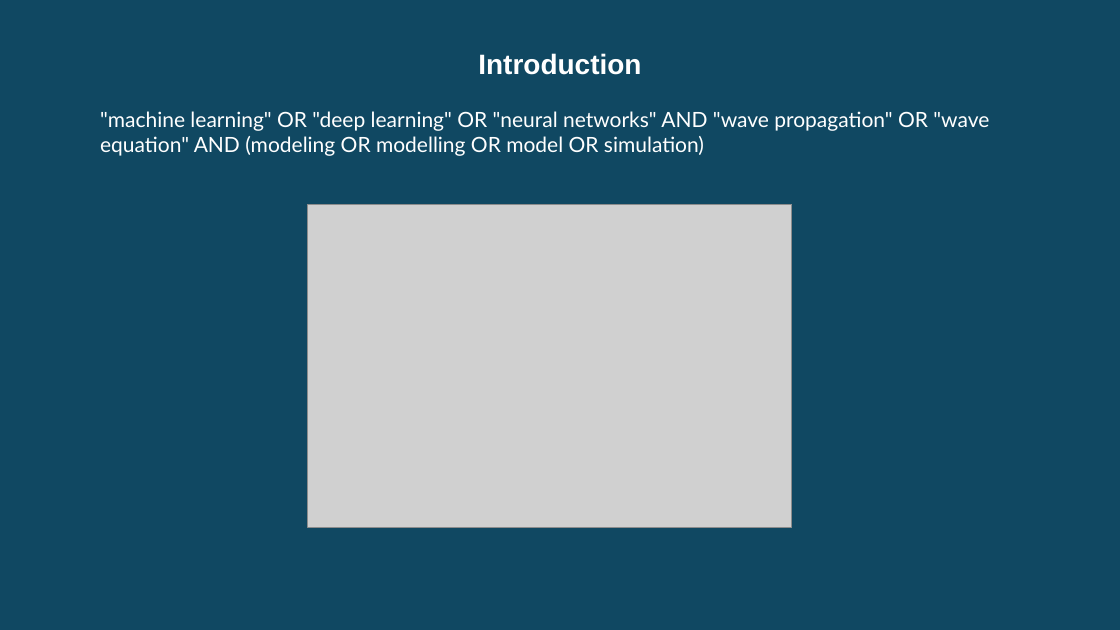
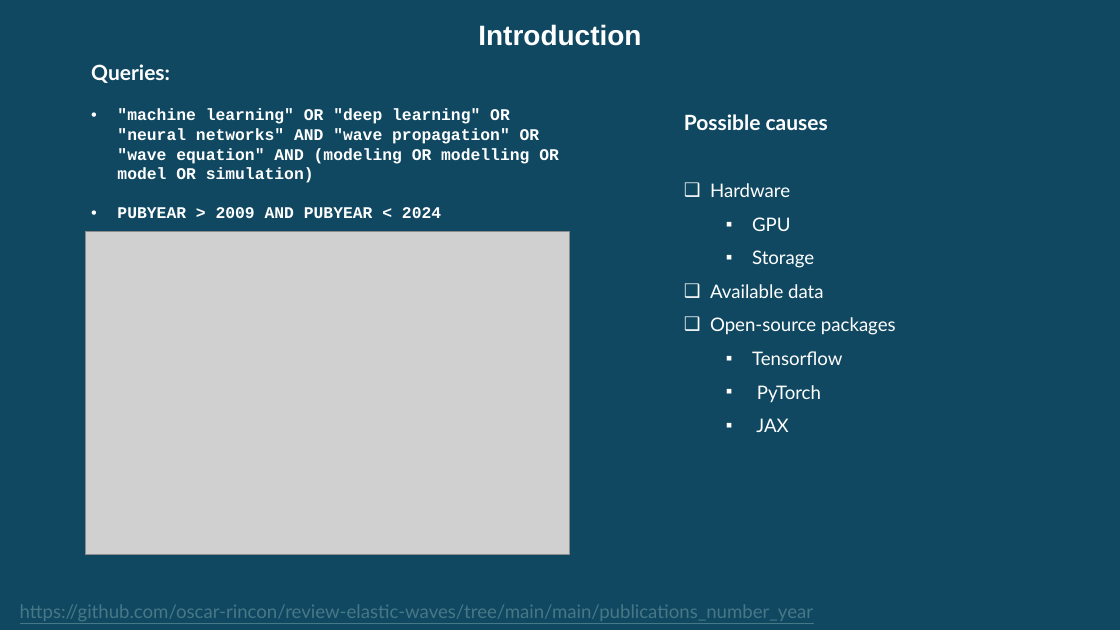
Before and after one commit to oscar-rincon/Review-Seismic-Waves, a slide deck: slide 4 of slides/reunión_27_07_2024.pptx. Drawn at 1120x630 pixels with LibreOffice and Linux fonts; fonts in the diff are those of the drawing; grey boxes stand for pictures. Boxes give left, top, right and bottom in pixels: in the first picture for what was removed or moved away, otherwise in the second. Text is boxed around its words. In the diff, an @@ line names an element or a change of style, - is before the commit and + after.

```diff
--- a/slides/reunión_27_07_2024.pptx
+++ b/slides/reunión_27_07_2024.pptx
@@ text "Introduction": place and size @@
-text "Introduction" at (478, 53, 641, 75)
+text "Introduction" at (478, 24, 641, 46)
@@ text "Queries:": place and size @@
-text "Queries:" at (100, 111, 989, 156)
+text "Queries:" at (91, 64, 559, 218)
@@ text at (91, 64, 170, 83): paragraph added @@
+Queries:
@@ text at (117, 108, 559, 183): size 18 to 14 pt, font Lato to Courier New, bold on in ""machine learning" OR "deep learning" OR "neural ..."; bullet none to • @@
@@ text added at (684, 114, 896, 432), 16 pt, text #FFFFFF @@
+Possible causes
+❑ Hardware
+  ▪ GPU
+  ▪ Storage
+❑ Available data
+❑ Open-source packages
+  ▪ Tensorflow
+  ▪ PyTorch
+  ▪ JAX
@@ text at (117, 207, 441, 218): paragraph added @@
+• PUBYEAR > 2009 AND PUBYEAR < 2024
@@ picture: place and size @@
-picture at (308, 204, 791, 528)
+picture at (86, 231, 570, 555)
@@ text added at (20, 605, 814, 621), 16 pt, text #467886, underline @@
+https://github.com/oscar-rincon/review-elastic-waves/tree/main/main/publications_number_year
```
Also in this commit, not shown: 4 other slides changed, 2 slides added, 1 slide removed, 2 other files.
